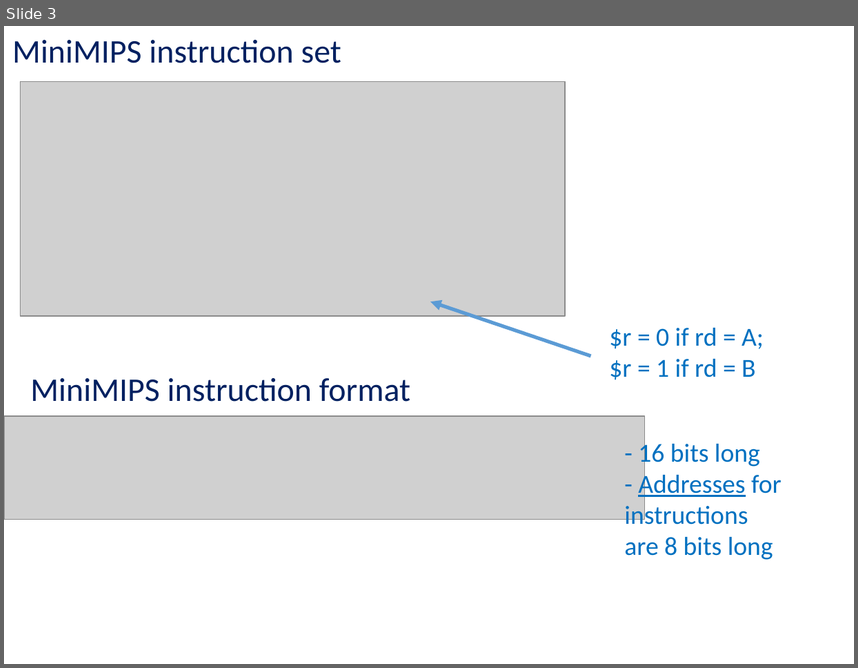
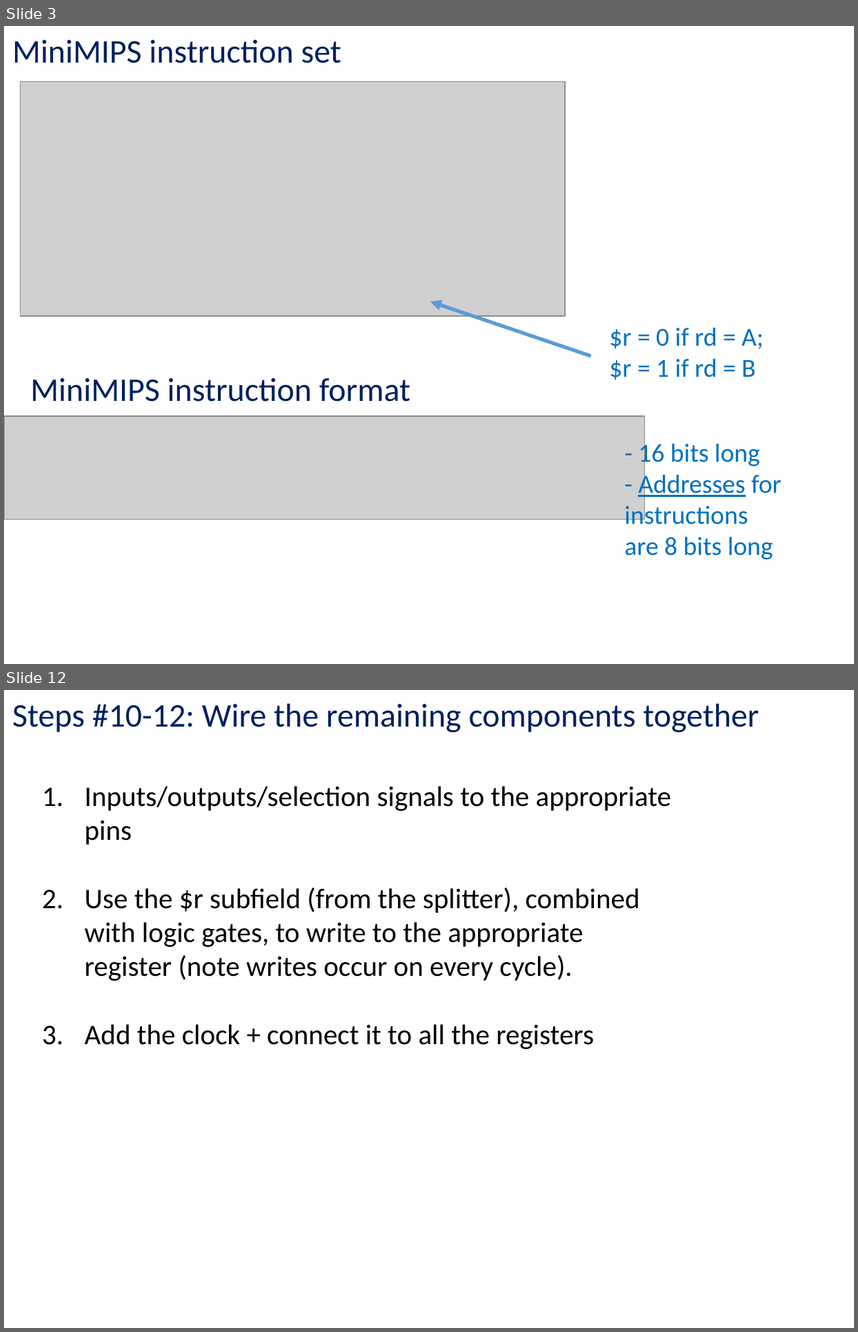
Before and after one commit to kc13/CS447TK, a slide deck: cs447tk_rec_lab10_apr2.pptx. Shown one above the other, each under a label of ours: slide 3 before the commit, slides 3 and 12 after it; the slides between them are not shown. The pictures are 858x668 and 858x1332 pixels, drawn with LibreOffice and Linux fonts; fonts in the diff are those of the drawing; grey boxes stand for pictures. Boxes give left, top, right and bottom in pixels: in the first picture for what was removed or moved away, otherwise in the second. Text is boxed around its words. In the diff, an @@ line names an element or a change of style, - is before the commit and + after.

```diff
--- a/cs447tk_rec_lab10_apr2.pptx
+++ b/cs447tk_rec_lab10_apr2.pptx
@@ slide 12 added at bbox=[4, 690, 854, 1328], background #FFFFFF @@
@@ text added at bbox=[12, 703, 759, 733], 28 pt, text #002060 @@
+Steps #10-12: Wire the remaining components together
@@ text added at bbox=[85, 786, 671, 1049], 24 pt, text #000000 @@
+1. Inputs/outputs/selection signals to the appropriate pins
+2. Use the $r subfield (from the splitter), combined with logic gates, to write to the appropriate register (note writes occur on every cycle).
+3. Add the clock + connect it to all the registers
```
Also in this commit, not shown: 1 slide changed, 9 other slides added, 1 slide removed.
